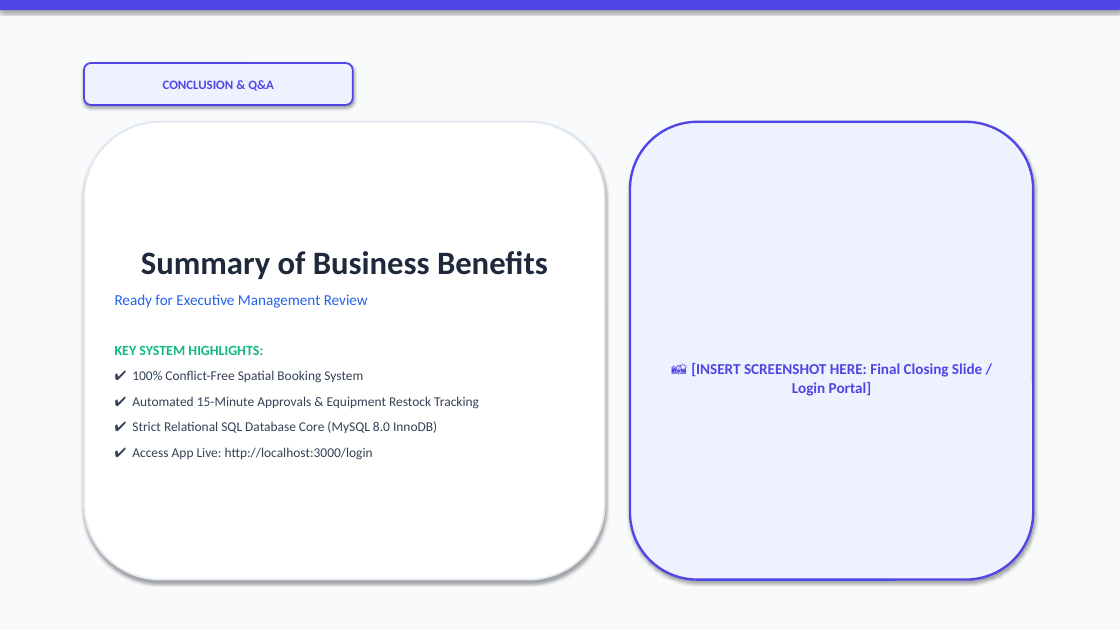
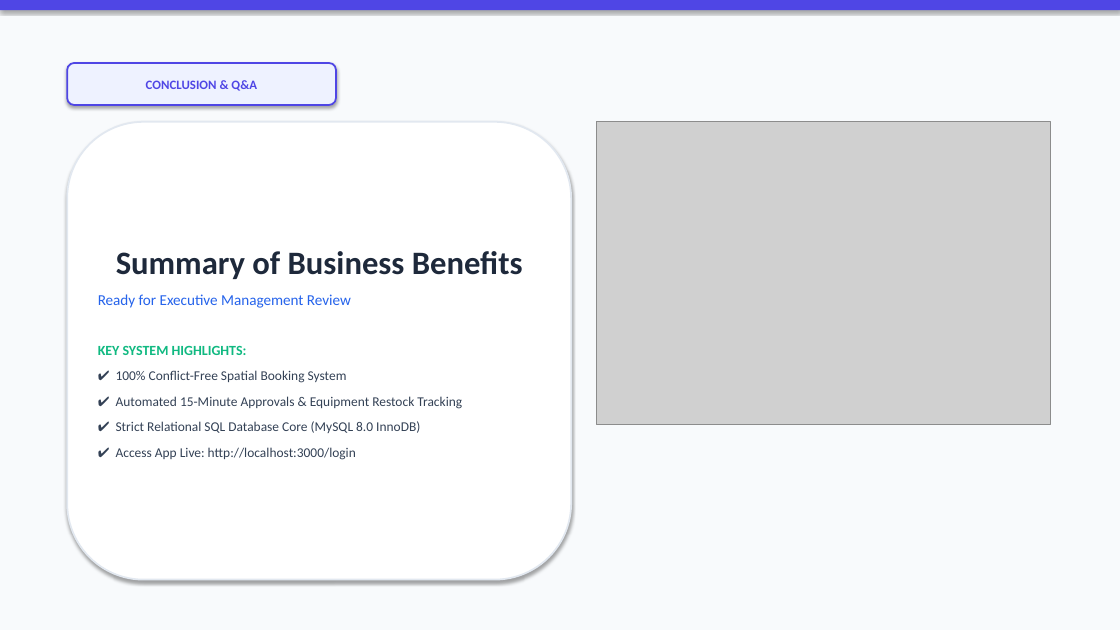
Before and after one commit to VishalMishraCSE/meeting-room-booking-system, a slide deck: slide 18 of document/PRESENTATION_DECK_SLIDES.pptx. Drawn at 1120x630 pixels with LibreOffice and Linux fonts; fonts in the diff are those of the drawing; grey boxes stand for pictures. Boxes give left, top, right and bottom in pixels: in the first picture for what was removed or moved away, otherwise in the second. Text is boxed around its words. In the diff, an @@ line names an element or a change of style, - is before the commit and + after.

Commit message:
docs: generate visual graphic cards and attach images directly onto EVERY slide (Slides 1-18) in PowerPoint deck

```diff
--- a/document/PRESENTATION_DECK_SLIDES.pptx
+++ b/document/PRESENTATION_DECK_SLIDES.pptx
@@ rounded rectangle "CONCLUSION & Q&A": place and size @@
-rounded rectangle "CONCLUSION & Q&A" at (84,63,353,105)
+rounded rectangle "CONCLUSION & Q&A" at (67,63,336,105)
@@ rounded rectangle "Summary of Business Benefits": place and size @@
-rounded rectangle "Summary of Business Benefits" at (84,122,605,580)
+rounded rectangle "Summary of Business Benefits" at (67,122,571,580)
@@ picture added at (597,122,1050,424) @@
@@ rounded rectangle removed at (630,122,1033,580) @@
-📸 [INSERT SCREENSHOT HERE: Final Closing Slide / Login Portal]
```
Also in this commit, not shown: 17 other slides changed, 17 other files.
